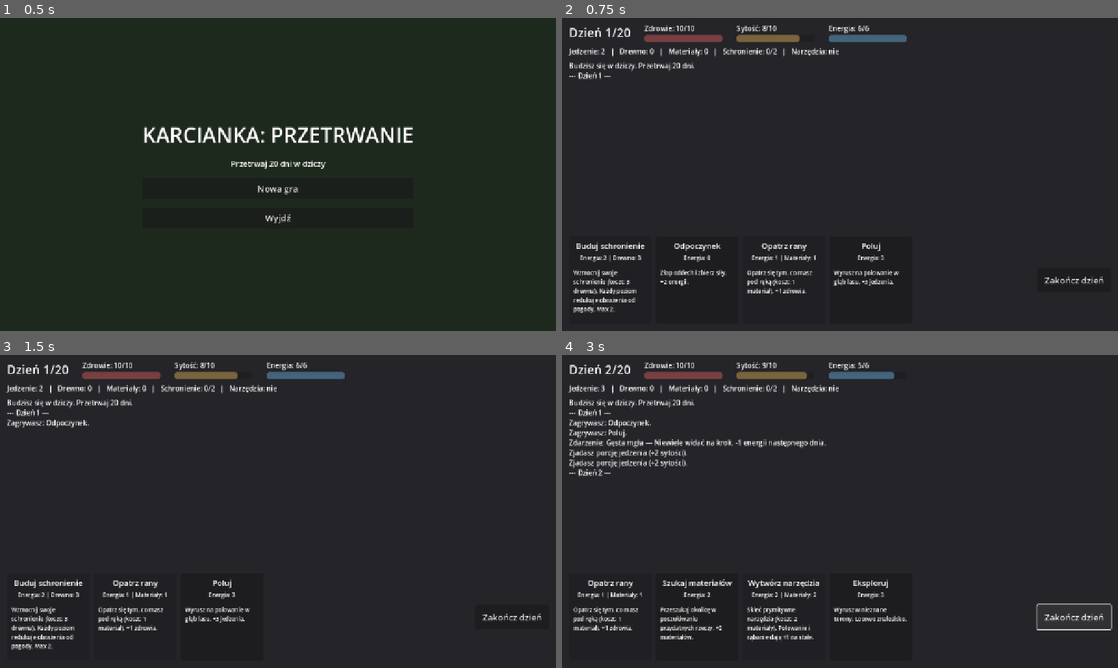
Above: before the commit, frames 1-4 (two rows, left to right).
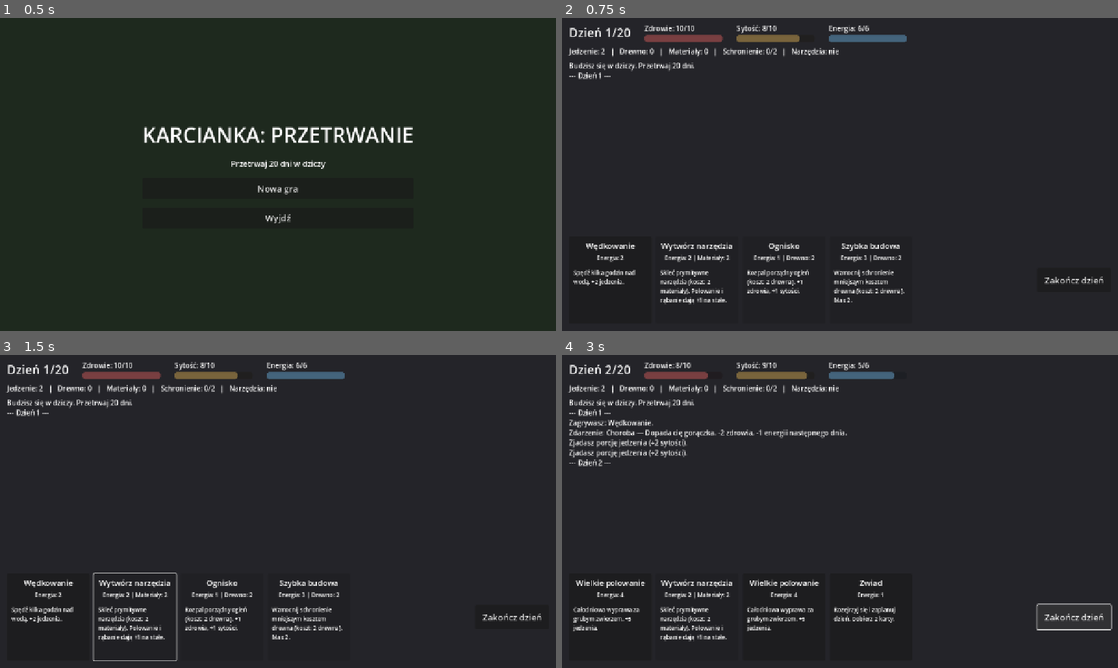
Above: after the commit, the same moments.

Repository: AradinX/Card_surv
Game: Godot game, scene res://scenes/main_menu.tscn
Same seed, same stepped clock (60 frames per second), same inputs: the game is played once before the commit and once after it.
Inputs (mouse positions are in pixels of both pictures, inside the frame that each line leads up to; where the layout moved, square brackets give the same spot in the first picture):
- Up to frame 1 (0.5 s): no input
- Up to frame 2 (0.75 s): click "Nowa gra" at 0.5 s
- Up to frame 3 (1.5 s): click (133, 617) at 1.27 s
- Up to frame 4 (3 s): click (612, 617) [784, 617] at 2 s; click "Zakończ dzień" at 2.75 s

Frame 1 is identical in both runs. In frame 2, 2.9% of the frame differs, in the area x 2-62%, y 71-95%; in frame 3, 3.1%; in frame 4, 4.2%, in the area x 1-62%, y 2-92%.

Commit message:
12 nowych kart akcji (pula nagrod deckbuildingu) + speciale draw_two/double_explore
Synergie: drewno -> ognisko/ciesielka/szybka budowa; karty ekonomii talii
(Zwiad, Adrenalina); duze zagrania (Wielkie polowanie, Daleka wyprawa).

Co-Authored-By: Claude Fable 5 <noreply@anthropic.com>

Diff:
--- /dev/null
+++ b/data/cards/actions/adrenaline.tres
@@ -0,0 +1,12 @@
+[gd_resource type="Resource" script_class="ActionCardData" load_steps=2 format=3]
+
+[ext_resource type="Script" path="res://scripts/resources/action_card_data.gd" id="1_script"]
+
+[resource]
+script = ExtResource("1_script")
+id = "adrenaline"
+display_name = "Adrenalina"
+description = "Przekrocz swoje granice. +3 energii, -1 zdrowia."
+energy_cost = 0
+health_delta = -1
+energy_delta = 3
--- /dev/null
+++ b/data/cards/actions/big_hunt.tres
@@ -0,0 +1,11 @@
+[gd_resource type="Resource" script_class="ActionCardData" load_steps=2 format=3]
+
+[ext_resource type="Script" path="res://scripts/resources/action_card_data.gd" id="1_script"]
+
+[resource]
+script = ExtResource("1_script")
+id = "big_hunt"
+display_name = "Wielkie polowanie"
+description = "Całodniowa wyprawa za grubym zwierzem. +5 jedzenia."
+energy_cost = 4
+food_gain = 5
--- /dev/null
+++ b/data/cards/actions/campfire.tres
@@ -0,0 +1,13 @@
+[gd_resource type="Resource" script_class="ActionCardData" load_steps=2 format=3]
+
+[ext_resource type="Script" path="res://scripts/resources/action_card_data.gd" id="1_script"]
+
+[resource]
+script = ExtResource("1_script")
+id = "campfire"
+display_name = "Ognisko"
+description = "Rozpal porządny ogień (koszt: 2 drewna). +1 zdrowia, +1 sytości."
+energy_cost = 1
+wood_cost = 2
+health_delta = 1
+hunger_delta = 1
--- /dev/null
+++ b/data/cards/actions/expedition.tres
@@ -0,0 +1,11 @@
+[gd_resource type="Resource" script_class="ActionCardData" load_steps=2 format=3]
+
+[ext_resource type="Script" path="res://scripts/resources/action_card_data.gd" id="1_script"]
+
+[resource]
+script = ExtResource("1_script")
+id = "expedition"
+display_name = "Daleka wyprawa"
+description = "Wyrusz na cały dzień w nieznane. Dwa losowe znaleziska."
+energy_cost = 4
+special = "double_explore"
--- /dev/null
+++ b/data/cards/actions/feast.tres
@@ -0,0 +1,13 @@
+[gd_resource type="Resource" script_class="ActionCardData" load_steps=2 format=3]
+
+[ext_resource type="Script" path="res://scripts/resources/action_card_data.gd" id="1_script"]
+
+[resource]
+script = ExtResource("1_script")
+id = "feast"
+display_name = "Uczta"
+description = "Najedz się raz porządnie (koszt: 3 jedzenia). +5 sytości, +1 zdrowia."
+energy_cost = 1
+food_cost = 3
+health_delta = 1
+hunger_delta = 5
--- /dev/null
+++ b/data/cards/actions/fishing.tres
@@ -0,0 +1,11 @@
+[gd_resource type="Resource" script_class="ActionCardData" load_steps=2 format=3]
+
+[ext_resource type="Script" path="res://scripts/resources/action_card_data.gd" id="1_script"]
+
+[resource]
+script = ExtResource("1_script")
+id = "fishing"
+display_name = "Wędkowanie"
+description = "Spędź kilka godzin nad wodą. +2 jedzenia."
+energy_cost = 2
+food_gain = 2
--- /dev/null
+++ b/data/cards/actions/gather_sticks.tres
@@ -0,0 +1,11 @@
+[gd_resource type="Resource" script_class="ActionCardData" load_steps=2 format=3]
+
+[ext_resource type="Script" path="res://scripts/resources/action_card_data.gd" id="1_script"]
+
+[resource]
+script = ExtResource("1_script")
+id = "gather_sticks"
+display_name = "Chrust"
+description = "Pozbieraj suche gałęzie po drodze. +1 drewna."
+energy_cost = 1
+wood_gain = 1
--- /dev/null
+++ b/data/cards/actions/herbs.tres
@@ -0,0 +1,11 @@
+[gd_resource type="Resource" script_class="ActionCardData" load_steps=2 format=3]
+
+[ext_resource type="Script" path="res://scripts/resources/action_card_data.gd" id="1_script"]
+
+[resource]
+script = ExtResource("1_script")
+id = "herbs"
+display_name = "Zioła lecznicze"
+description = "Wyszukaj zioła i przygotuj okład. +2 zdrowia."
+energy_cost = 2
+health_delta = 2
--- /dev/null
+++ b/data/cards/actions/quick_build.tres
@@ -0,0 +1,12 @@
+[gd_resource type="Resource" script_class="ActionCardData" load_steps=2 format=3]
+
+[ext_resource type="Script" path="res://scripts/resources/action_card_data.gd" id="1_script"]
+
+[resource]
+script = ExtResource("1_script")
+id = "quick_build"
+display_name = "Szybka budowa"
+description = "Wzmocnij schronienie mniejszym kosztem drewna (koszt: 2 drewna). Max 2."
+energy_cost = 3
+wood_cost = 2
+special = "build_shelter"
--- /dev/null
+++ b/data/cards/actions/scout.tres
@@ -0,0 +1,11 @@
+[gd_resource type="Resource" script_class="ActionCardData" load_steps=2 format=3]
+
+[ext_resource type="Script" path="res://scripts/resources/action_card_data.gd" id="1_script"]
+
+[resource]
+script = ExtResource("1_script")
+id = "scout"
+display_name = "Zwiad"
+description = "Rozejrzyj się i zaplanuj dzień. Dobierz 2 karty."
+energy_cost = 1
+special = "draw_two"
--- /dev/null
+++ b/data/cards/actions/snare_trap.tres
@@ -0,0 +1,12 @@
+[gd_resource type="Resource" script_class="ActionCardData" load_steps=2 format=3]
+
+[ext_resource type="Script" path="res://scripts/resources/action_card_data.gd" id="1_script"]
+
+[resource]
+script = ExtResource("1_script")
+id = "snare_trap"
+display_name = "Sidła"
+description = "Zastaw wnyki na zwierzynę (koszt: 1 materiał). +2 jedzenia."
+energy_cost = 1
+materials_cost = 1
+food_gain = 2
--- /dev/null
+++ b/data/cards/actions/woodcraft.tres
@@ -0,0 +1,12 @@
+[gd_resource type="Resource" script_class="ActionCardData" load_steps=2 format=3]
+
+[ext_resource type="Script" path="res://scripts/resources/action_card_data.gd" id="1_script"]
+
+[resource]
+script = ExtResource("1_script")
+id = "woodcraft"
+display_name = "Ciesielka"
+description = "Przerób drewno na użyteczne części (koszt: 1 drewno). +2 materiałów."
+energy_cost = 2
+wood_cost = 1
+materials_gain = 2
--- a/scripts/resources/action_card_data.gd
+++ b/scripts/resources/action_card_data.gd
@@ -22,5 +22,7 @@
 ## - build_shelter: shelter_level +1 (max RunState.MAX_SHELTER)
 ## - craft_tools: sets has_tools (one-time; +1 food/wood gain from cards)
 ## - explore: random reward rolled by RunSystem
-@export_enum("none", "build_shelter", "craft_tools", "explore")
+## - double_explore: two random reward rolls
+## - draw_two: draw 2 extra cards into hand
+@export_enum("none", "build_shelter", "craft_tools", "explore", "double_explore", "draw_two")
 var special: String = "none"
